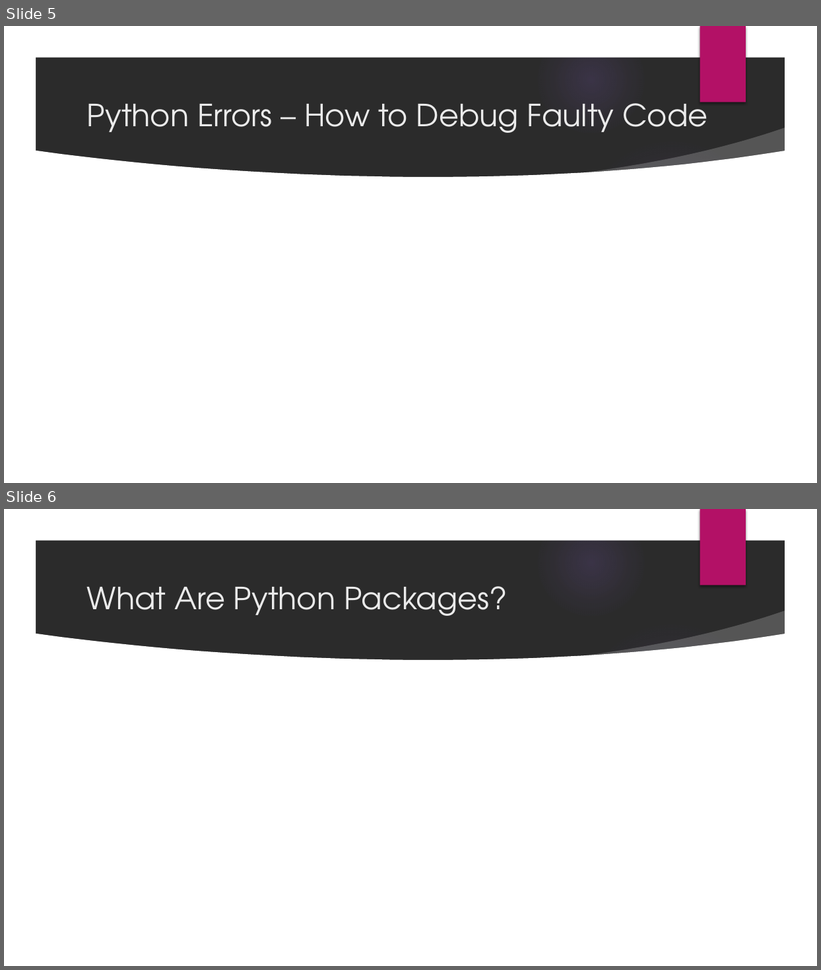
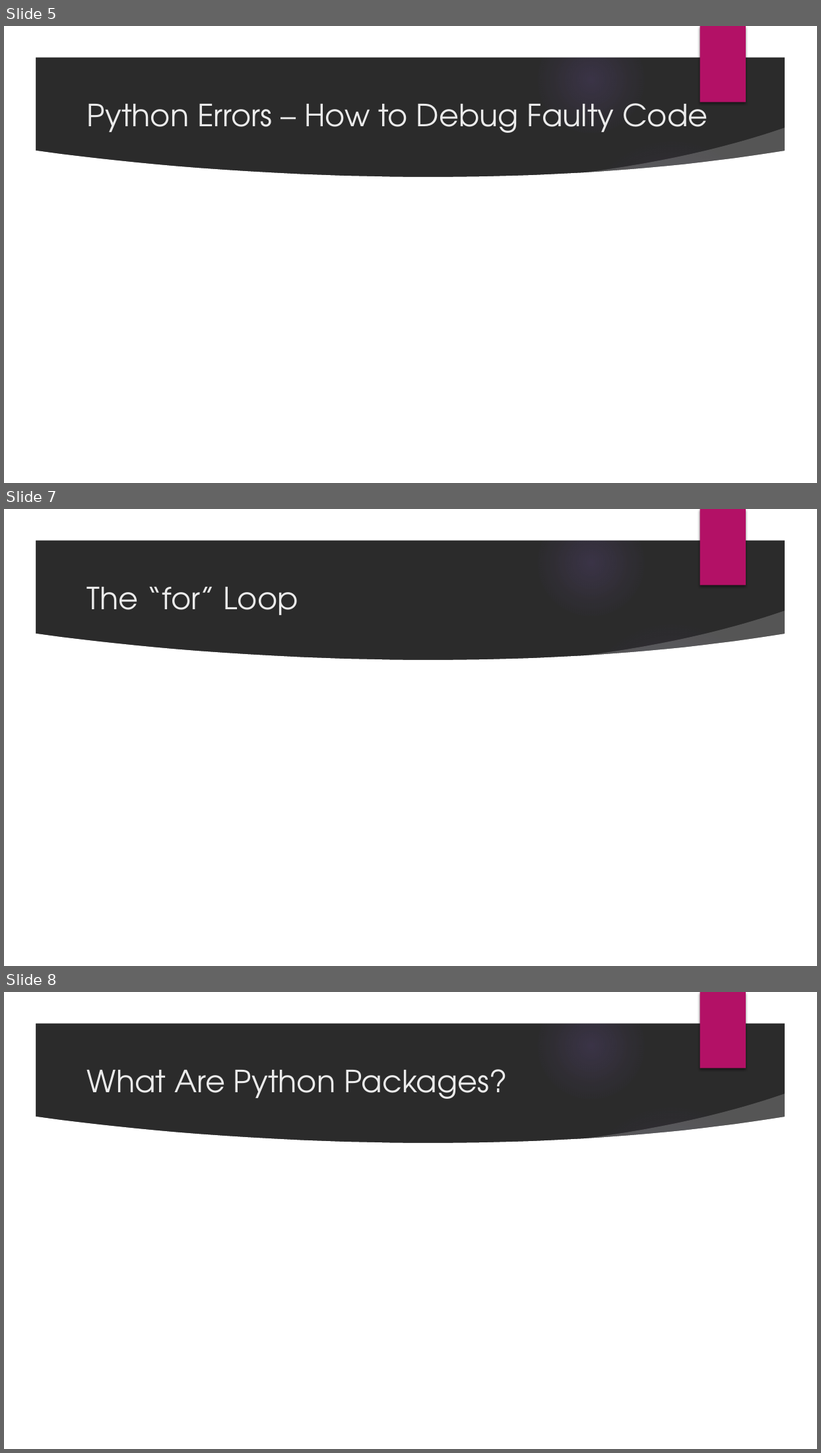
Before and after one commit to jmartineau1993/Intro-to-Python, a slide deck: PPTs/Week2.pptx. Shown one above the other, each under a label of ours: slides 5 and 6 before the commit, slides 5, 7 and 8 after it; the slides between them are not shown. The pictures are 821x970 and 821x1453 pixels, drawn with LibreOffice and Linux fonts; fonts in the diff are those of the drawing; background and template pictures are left out; a plain dark background stands for a picture behind light text. Boxes give left, top, right and bottom in pixels: in the first picture for what was removed or moved away, otherwise in the second. Text is boxed around its words. In the diff, an @@ line names an element or a change of style, - is before the commit and + after.

```diff
--- a/PPTs/Week2.pptx
+++ b/PPTs/Week2.pptx
@@ slide 7 added at bbox=[4, 509, 817, 966], background picture (left out); not listed: 9 template elements that a slide beside it also shows @@
@@ title added at bbox=[87, 587, 298, 615], 36 pt, text #EBEBEB @@
+The “for” Loop
@@ what was slide 6 is now slide 8 @@
```
Also in this commit, not shown: 1 other slide added.
